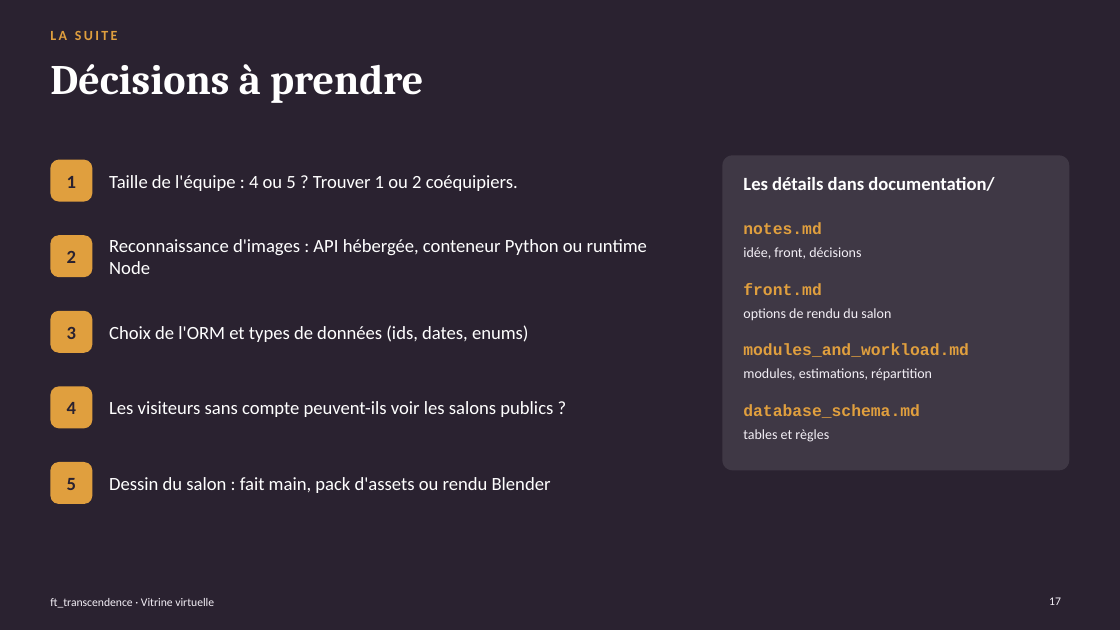
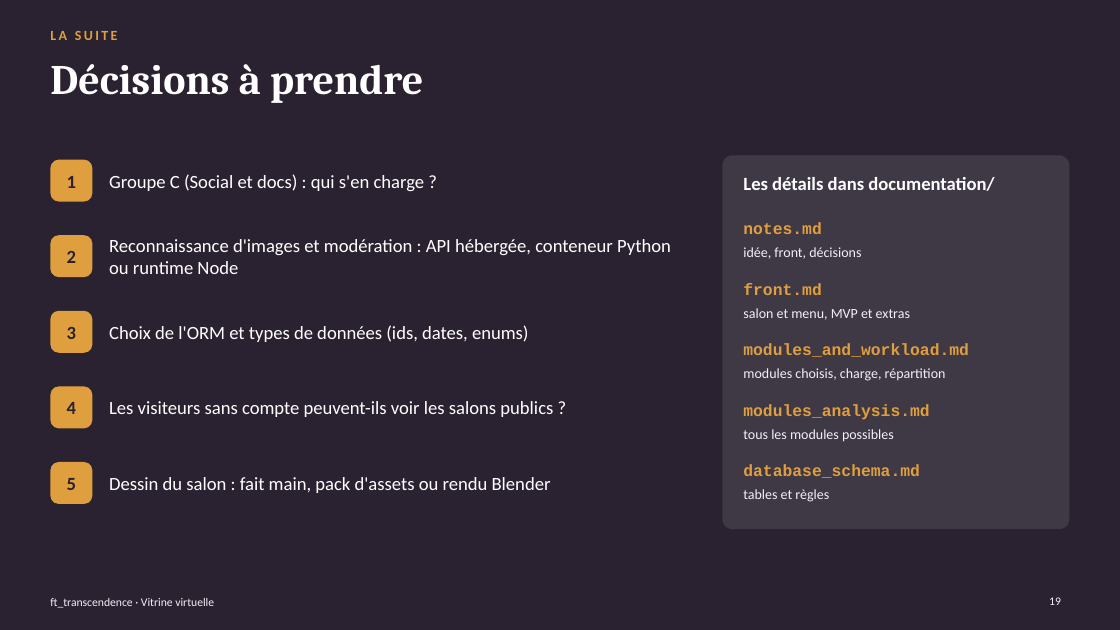
Before and after one commit to Komorebi-32/Transcendance, a slide deck: slide 19 of documentation/slides/showcase_room_overview_fr.pptx (slide 17 before the commit). Drawn at 1120x630 pixels with LibreOffice and Linux fonts; fonts in the diff are those of the drawing. Boxes give left, top, right and bottom in pixels: in the first picture for what was removed or moved away, otherwise in the second. Text is boxed around its words. In the diff, an @@ line names an element or a change of style, - is before the commit and + after.

```diff
--- a/documentation/slides/showcase_room_overview_fr.pptx
+++ b/documentation/slides/showcase_room_overview_fr.pptx
@@ text at <box>109,174,425,191</box>: text changed @@
-Taille de l'équipe : 4 ou 5 ? Trouver 1 ou 2 coéquipiers.
+Groupe C (Social et docs) : qui s'en charge ?
@@ rounded rectangle: place and size @@
-rounded rectangle at <box>723,155,1070,471</box>
+rounded rectangle at <box>723,155,1070,529</box>
@@ rounded rectangle at <box>723,155,1070,529</box>: proportions changed @@
@@ text at <box>109,239,671,274</box>: text changed @@
-Reconnaissance d'images : API hébergée, conteneur Python ou runtime Node
+Reconnaissance d'images et modération : API hébergée, conteneur Python ou runtime Node
@@ text at <box>743,308,910,320</box>: text changed @@
-options de rendu du salon
+salon et menu, MVP et extras
@@ text at <box>743,368,946,381</box>: text changed @@
-modules, estimations, répartition
+modules choisis, charge, répartition
@@ text added at <box>743,404,929,420</box>, 14 pt, text #E09F3E, bold @@
+modules_analysis.md
@@ text added at <box>743,429,894,442</box>, 12 pt, text #F3EFF6 @@
+tous les modules possibles
@@ text "database_schema.md": place and size @@
-text "database_schema.md" at <box>743,404,920,418</box>
+text "database_schema.md" at <box>743,464,920,478</box>
@@ text "tables et règles": place and size @@
-text "tables et règles" at <box>743,429,829,442</box>
+text "tables et règles" at <box>743,489,829,502</box>
@@ page number at <box>1049,597,1061,605</box>: text changed @@
-17
+19
```
Also in this commit, not shown: 5 other slides changed, 4 slides added, 2 slides removed, 6 other files.
